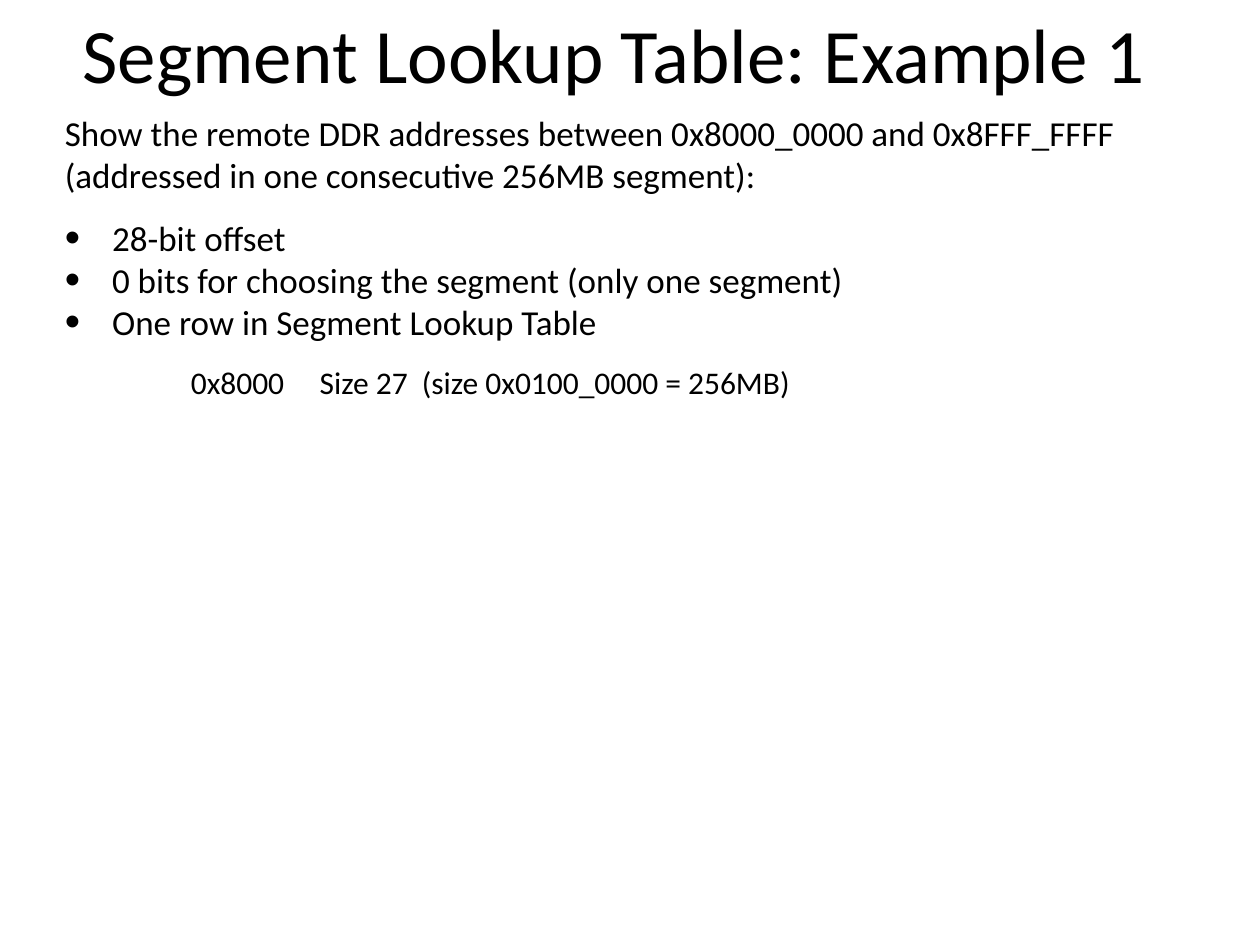
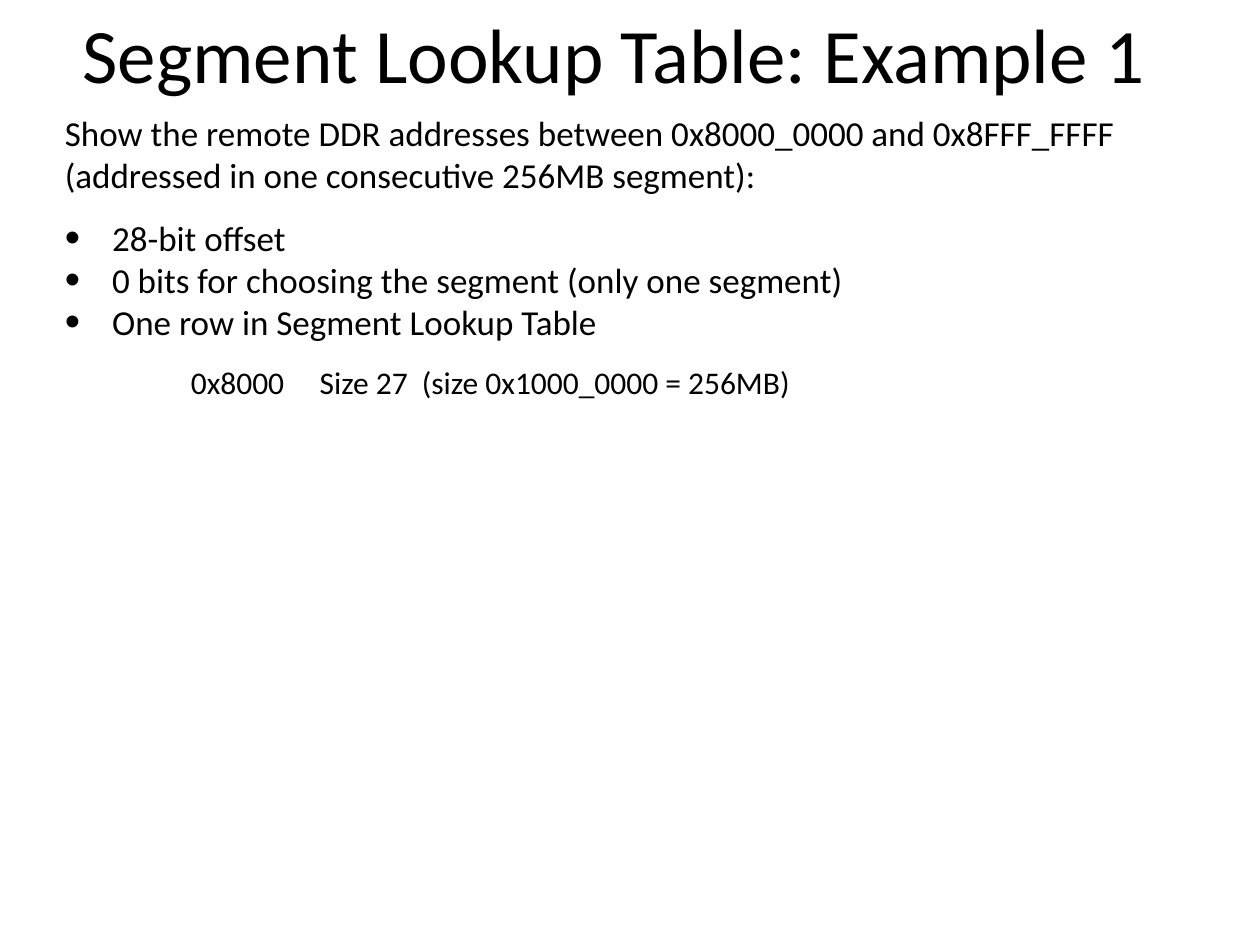
Before and after one commit to hari1989/keystone-workshop, a slide deck: slide 31 of slides/Intro to Hyperlink.pptx. Drawn at 1260x945 pixels with LibreOffice and Linux fonts; fonts in the diff are those of the drawing; background and template pictures are left out. Boxes give left, top, right and bottom in pixels: in the first picture for what was removed or moved away, otherwise in the second. Text is boxed around its words. In the diff, an @@ line names an element or a change of style, - is before the commit and + after.

```diff
--- a/slides/Intro to Hyperlink.pptx
+++ b/slides/Intro to Hyperlink.pptx
@@ text at (x1=191, y1=371, x2=789, y2=399): text changed @@
-    0x8000 Size 27 (size 0x0100_0000 = 256MB)
+    0x8000 Size 27 (size 0x1000_0000 = 256MB)
```
Also in this commit, not shown: 11 other slides changed.
